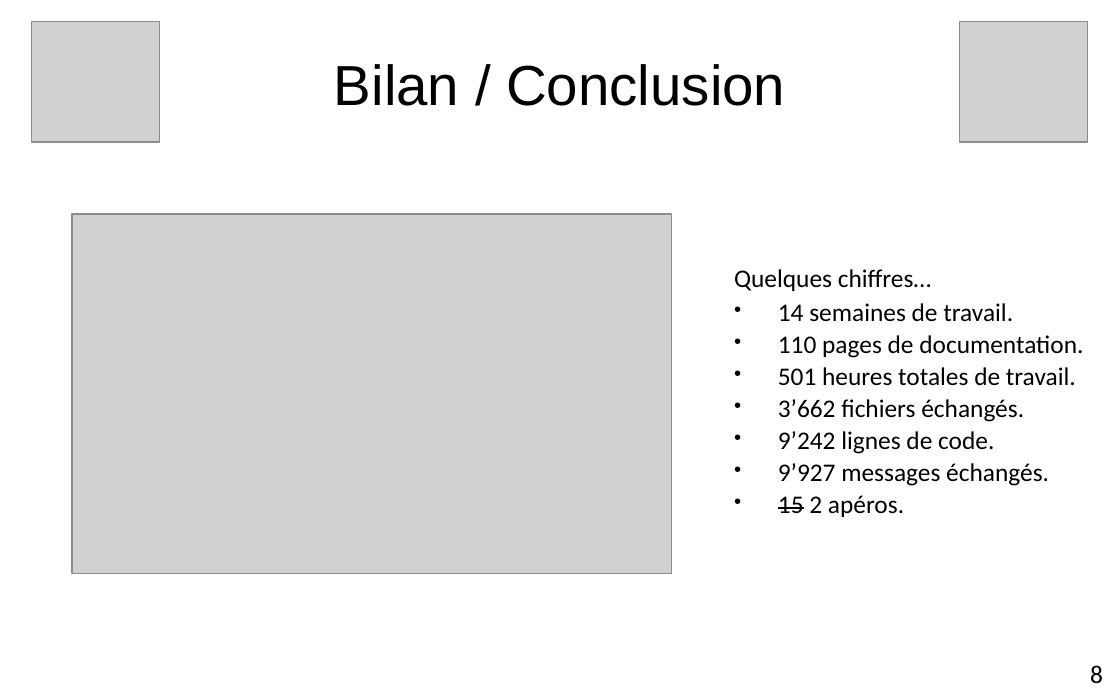
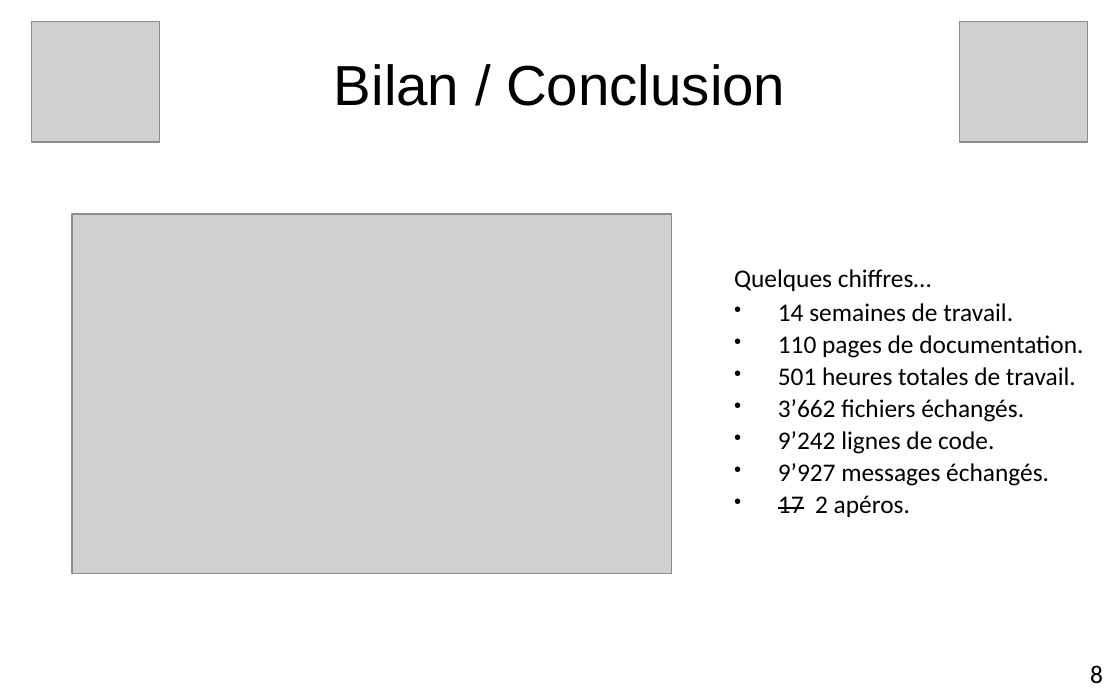
Before and after one commit to edri/ProjetChat2015, a slide deck: slide 10 of Documentation/Présentation/Projet de semestre.pptx. Drawn at 1120x700 pixels with LibreOffice and Linux fonts; fonts in the diff are those of the drawing; grey boxes stand for pictures; background and template pictures are left out. Boxes give left, top, right and bottom in pixels: in the first picture for what was removed or moved away, otherwise in the second. Text is boxed around its words. In the diff, an @@ line names an element or a change of style, - is before the commit and + after.

```diff
--- a/Documentation/Présentation/Projet de semestre.pptx
+++ b/Documentation/Présentation/Projet de semestre.pptx
@@ text at <box>778,495,910,517</box>: text changed @@
-• 15 2 apéros.
+• 17 2 apéros.
```
Also in this commit, not shown: 3 other slides changed, 2 other files.
